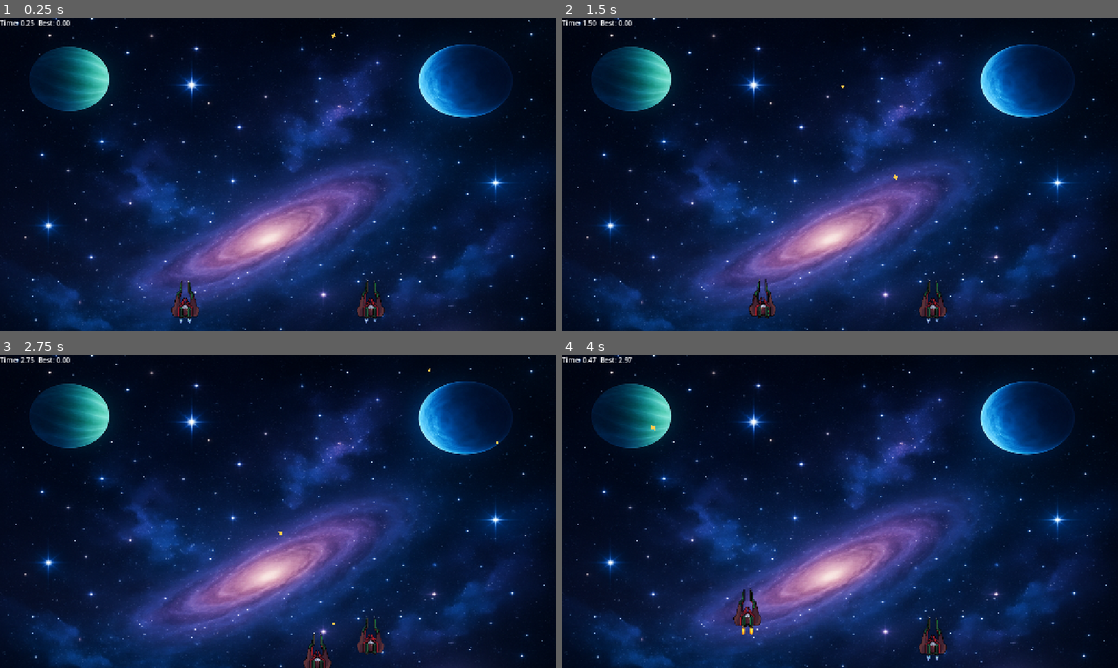
Above: before the commit, frames 1-4 (two rows, left to right).
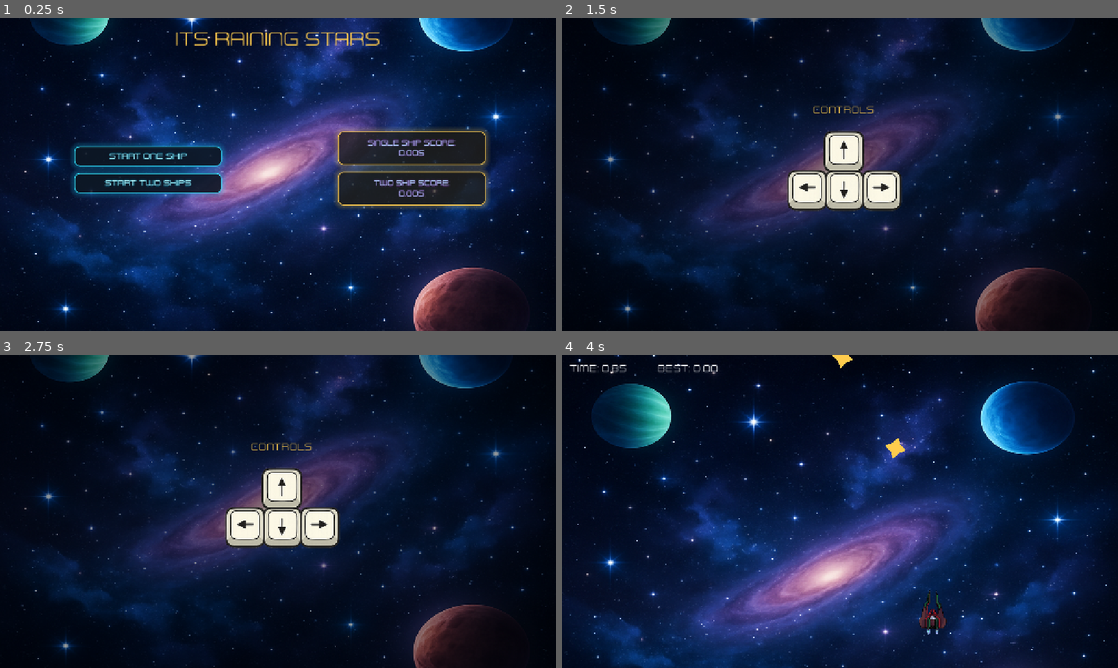
Above: after the commit, the same moments.

Repository: ahr8/GameDev_HS25_Avoidance
Game: Godot game, scene res://Scenes/StartMenu.tscn
Same seed, same stepped clock (60 frames per second), same inputs: the game is played once before the commit and once after it. Before the commit the project starts from res://Scenes/Main.tscn.
Inputs (mouse positions are in pixels of both pictures, inside the frame that each line leads up to):
- Up to frame 1 (0.25 s): no input
- Up to frame 2 (1.5 s): click (712, 155) at 0.5 s, where only the run after the commit has a clickable "start one ship"; tap Enter at 1.25 s; hold D (move_right) from 1.28 s (still down)
- Up to frame 3 (2.75 s): release D (move_right) at 2.03 s; hold S (move_down) from 2.03 s (still down)
- Up to frame 4 (4 s): release S (move_down) at 2.78 s; hold D (move_right) 2.78-3.53 s; tap R (restart) at 3.5 s; hold W (move_up) from 3.53 s (still down)

The runs differ from the first frame. In frame 1, 58% of the frame differs, in the area x 0-100%, y 0-100%; in frame 2, 53%; in frame 3, 53%; in frame 4, 1.6%.

Commit message:
UI implementation

Diff:
--- /dev/null
+++ b/Assets/new_theme.tres
@@ -0,0 +1,6 @@
+[gd_resource type="Theme" load_steps=2 format=3 uid="uid://b71gxr652us6e"]
+
+[ext_resource type="FontFile" uid="uid://qk8uo3teoejf" path="res://Assets/Futuristic Armour.otf" id="1_sdao3"]
+
+[resource]
+default_font = ExtResource("1_sdao3")
--- a/Scenes/Main.tscn
+++ b/Scenes/Main.tscn
@@ -11,6 +11,7 @@
 [ext_resource type="Texture2D" uid="uid://bwxlmcsdxapr" path="res://Assets/spaceship_sprites/Fighter/Turn_1.png" id="5_bmxlf"]
 [ext_resource type="PackedScene" uid="uid://c2x1gfe273x2" path="res://Scenes/Dot.tscn" id="5_v1gob"]
 [ext_resource type="Texture2D" uid="uid://ddstxojbqmjck" path="res://Assets/spaceship_sprites/Fighter/Turn_2.png" id="6_4kpch"]
+[ext_resource type="Theme" uid="uid://b71gxr652us6e" path="res://Assets/new_theme.tres" id="10_grg3l"]
 
 [sub_resource type="RectangleShape2D" id="RectangleShape2D_idj7w"]
 
@@ -379,29 +380,42 @@
 process_mode = 1
 script = ExtResource("3_rgh2o")
 
-[node name="TimerLabel" type="Label" parent="UI"]
-offset_right = 190.0
-offset_bottom = 40.0
-text = "Time: 0.00 Best: 0.00"
+[node name="TimeLabel" type="Label" parent="UI"]
+offset_left = 17.0
+offset_top = 19.0
+offset_right = 200.0
+offset_bottom = 59.0
+theme = ExtResource("10_grg3l")
+theme_type_variation = &"HeaderLarge"
+text = "Time: 0.00"
+
+[node name="BestLabel" type="Label" parent="UI"]
+offset_left = 220.0
+offset_top = 19.0
+offset_right = 400.0
+offset_bottom = 59.0
+theme = ExtResource("10_grg3l")
+theme_type_variation = &"HeaderLarge"
+text = "Best: 0.00"
 
 [node name="GameOver" type="Control" parent="UI"]
 layout_mode = 3
 anchors_preset = 1
 anchor_left = 1.0
 anchor_right = 1.0
-offset_left = -286.0
-offset_bottom = 40.0
+offset_left = -1275.0
+offset_bottom = 1030.0
 grow_horizontal = 0
 
 [node name="Label" type="Label" parent="UI/GameOver"]
 layout_mode = 0
-offset_left = -572.0
-offset_top = 294.0
-offset_right = -192.0
-offset_bottom = 435.0
+offset_left = 485.0
+offset_top = 355.0
+offset_right = 771.0
+offset_bottom = 407.0
+theme = ExtResource("10_grg3l")
 theme_override_font_sizes/font_size = 50
-text = "GAME OVER
-Press R to Retry"
+text = "GAME OVER "
 
 [node name="DotSpawner" type="Node" parent="."]
 process_mode = 1
--- /dev/null
+++ b/Scenes/StartMenu.tscn
@@ -0,0 +1,289 @@
+[gd_scene load_steps=10 format=3 uid="uid://c57fgsq1afk5y"]
+
+[ext_resource type="Script" uid="uid://c2p114neqerr4" path="res://Scripts/StartMenu.gd" id="1_start"]
+[ext_resource type="Texture2D" uid="uid://b6xekr2ipcj1m" path="res://Assets/background.png" id="2_bg"]
+[ext_resource type="Texture2D" uid="uid://boy00c38fftqk" path="res://Assets/arrow.png" id="2_h303d"]
+[ext_resource type="Theme" uid="uid://b71gxr652us6e" path="res://Assets/new_theme.tres" id="3_dl0pg"]
+[ext_resource type="Texture2D" uid="uid://cmb7x4ilr80m7" path="res://Assets/wasd.png" id="5_ujd4t"]
+
+[sub_resource type="StyleBoxFlat" id="StyleBoxFlat_1"]
+content_margin_left = 20.0
+content_margin_top = 12.0
+content_margin_right = 20.0
+content_margin_bottom = 12.0
+bg_color = Color(0.05, 0.06, 0.1, 0.85)
+border_width_left = 2
+border_width_top = 2
+border_width_right = 2
+border_width_bottom = 2
+border_color = Color(0.2, 0.9, 1, 0.9)
+corner_radius_top_left = 12
+corner_radius_top_right = 12
+corner_radius_bottom_right = 12
+corner_radius_bottom_left = 12
+shadow_color = Color(0.1, 0.8, 1, 0.25)
+shadow_size = 12
+
+[sub_resource type="StyleBoxFlat" id="StyleBoxFlat_3"]
+content_margin_left = 20.0
+content_margin_top = 12.0
+content_margin_right = 20.0
+content_margin_bottom = 12.0
+bg_color = Color(0.03, 0.04, 0.08, 0.95)
+border_width_left = 2
+border_width_top = 2
+border_width_right = 2
+border_width_bottom = 2
+border_color = Color(1, 0.85, 0.2, 0.95)
+corner_radius_top_left = 12
+corner_radius_top_right = 12
+corner_radius_bottom_right = 12
+corner_radius_bottom_left = 12
+shadow_color = Color(1, 0.85, 0.2, 0.25)
+shadow_size = 8
+
+[sub_resource type="StyleBoxFlat" id="StyleBoxFlat_2"]
+content_margin_left = 20.0
+content_margin_top = 12.0
+content_margin_right = 20.0
+content_margin_bottom = 12.0
+bg_color = Color(0.08, 0.1, 0.16, 0.9)
+border_width_left = 2
+border_width_top = 2
+border_width_right = 2
+border_width_bottom = 2
+border_color = Color(0.7, 0.3, 1, 0.95)
+corner_radius_top_left = 12
+corner_radius_top_right = 12
+corner_radius_bottom_right = 12
+corner_radius_bottom_left = 12
+shadow_color = Color(0.7, 0.3, 1, 0.3)
+shadow_size = 16
+
+[sub_resource type="StyleBoxFlat" id="StyleBoxFlat_4"]
+content_margin_left = 16.0
+content_margin_top = 16.0
+content_margin_right = 16.0
+content_margin_bottom = 16.0
+bg_color = Color(0.02, 0.03, 0.06, 0.65)
+border_width_left = 2
+border_width_top = 2
+border_width_right = 2
+border_width_bottom = 2
+border_color = Color(1, 0.8, 0.3, 0.9)
+corner_radius_top_left = 12
+corner_radius_top_right = 12
+corner_radius_bottom_right = 12
+corner_radius_bottom_left = 12
+shadow_color = Color(1, 0.8, 0.3, 0.25)
+shadow_size = 12
+
+[node name="StartMenu" type="Control"]
+layout_mode = 3
+anchors_preset = 15
+anchor_right = 1.0
+anchor_bottom = 1.0
+grow_horizontal = 2
+grow_vertical = 2
+script = ExtResource("1_start")
+
+[node name="Background" type="TextureRect" parent="."]
+layout_mode = 1
+anchors_preset = 15
+anchor_right = 1.0
+anchor_bottom = 1.0
+grow_horizontal = 2
+grow_vertical = 2
+texture = ExtResource("2_bg")
+
+[node name="Title" type="Label" parent="."]
+layout_mode = 1
+anchors_preset = 5
+anchor_left = 0.5
+anchor_right = 0.5
+offset_left = -300.0
+offset_top = 24.0
+offset_right = 300.0
+offset_bottom = 90.0
+grow_horizontal = 2
+theme = ExtResource("3_dl0pg")
+theme_override_colors/font_color = Color(1, 0.8, 0.3, 1)
+theme_override_font_sizes/font_size = 56
+text = "its raining stars"
+horizontal_alignment = 1
+
+[node name="LeftPanel" type="VBoxContainer" parent="."]
+layout_mode = 1
+anchors_preset = 4
+anchor_top = 0.5
+anchor_bottom = 0.5
+offset_left = 171.0
+offset_top = -65.0
+offset_right = 511.0
+offset_bottom = 55.0
+grow_vertical = 2
+theme = ExtResource("3_dl0pg")
+theme_override_constants/separation = 16
+
+[node name="StartOneButton" type="Button" parent="LeftPanel"]
+layout_mode = 2
+theme_override_colors/font_color = Color(0.8, 1, 1, 1)
+theme_override_colors/font_outline_color = Color(0, 0.8, 1, 0.8)
+theme_override_constants/outline_size = 2
+theme_override_font_sizes/font_size = 24
+theme_override_styles/normal = SubResource("StyleBoxFlat_1")
+theme_override_styles/pressed = SubResource("StyleBoxFlat_3")
+theme_override_styles/hover = SubResource("StyleBoxFlat_2")
+text = "start one ship"
+
+[node name="StartTwoButton" type="Button" parent="LeftPanel"]
+layout_mode = 2
+theme_override_colors/font_color = Color(0.8, 1, 1, 1)
+theme_override_colors/font_outline_color = Color(0, 0.8, 1, 0.8)
+theme_override_constants/outline_size = 2
+theme_override_font_sizes/font_size = 24
+theme_override_styles/normal = SubResource("StyleBoxFlat_1")
+theme_override_styles/pressed = SubResource("StyleBoxFlat_3")
+theme_override_styles/hover = SubResource("StyleBoxFlat_2")
+text = "start two ships"
+
+[node name="RightPanel" type="VBoxContainer" parent="."]
+layout_mode = 1
+anchors_preset = -1
+anchor_left = 0.93700004
+anchor_top = 0.38200003
+anchor_right = 0.93700004
+anchor_bottom = 0.38200003
+offset_left = -421.3601
+offset_top = -14.040009
+offset_right = -81.36011
+offset_bottom = 155.95999
+grow_horizontal = 0
+grow_vertical = 2
+theme = ExtResource("3_dl0pg")
+theme_override_constants/separation = 16
+
+[node name="SingleScoreLabel" type="Label" parent="RightPanel"]
+layout_mode = 2
+theme_override_colors/font_color = Color(0.7, 0.95, 1, 1)
+theme_override_colors/font_outline_color = Color(0.7, 0.3, 1, 0.9)
+theme_override_constants/outline_size = 2
+theme_override_font_sizes/font_size = 22
+theme_override_styles/normal = SubResource("StyleBoxFlat_4")
+text = "Single Ship score:
+0.00s"
+horizontal_alignment = 1
+
+[node name="TwoScoreLabel" type="Label" parent="RightPanel"]
+layout_mode = 2
+theme_override_colors/font_color = Color(0.7, 0.95, 1, 1)
+theme_override_colors/font_outline_color = Color(0.7, 0.3, 1, 0.9)
+theme_override_constants/outline_size = 2
+theme_override_font_sizes/font_size = 22
+theme_override_styles/normal = SubResource("StyleBoxFlat_4")
+text = "Two Ship score:
+0.00s"
+horizontal_alignment = 1
+
+[node name="SinglePlayerOverlay" type="Control" parent="."]
+visible = false
+layout_mode = 1
+anchors_preset = 15
+anchor_right = 1.0
+anchor_bottom = 1.0
+grow_horizontal = 2
+grow_vertical = 2
+theme = ExtResource("3_dl0pg")
+
+[node name="Dimmer" type="ColorRect" parent="SinglePlayerOverlay"]
+layout_mode = 1
+anchors_preset = 15
+anchor_right = 1.0
+anchor_bottom = 1.0
+grow_horizontal = 2
+grow_vertical = 2
+color = Color(0, 0, 0, 0.4)
+
+[node name="OverlayTitle" type="Label" parent="SinglePlayerOverlay"]
+layout_mode = 1
+anchors_preset = 5
+anchor_left = 0.5
+anchor_right = 0.5
+offset_left = -92.0
+offset_top = 199.0
+offset_right = 108.0
+offset_bottom = 239.0
+grow_horizontal = 2
+theme_override_colors/font_color = Color(1, 0.8, 0.3, 1)
+theme_override_font_sizes/font_size = 28
+text = "Controls"
+horizontal_alignment = 1
+
+[node name="ControlsTexture1" type="TextureRect" parent="SinglePlayerOverlay"]
+layout_mode = 1
+anchors_preset = 5
+anchor_left = 0.5
+anchor_right = 0.5
+offset_left = -122.0
+offset_top = 258.0
+offset_right = 143.0
+offset_bottom = 446.0
+grow_horizontal = 2
+texture = ExtResource("2_h303d")
+stretch_mode = 5
+
+[node name="TwoPlayerOverlay" type="Control" parent="."]
+visible = false
+layout_mode = 1
+anchors_preset = 15
+anchor_right = 1.0
+anchor_bottom = 1.0
+grow_horizontal = 2
+grow_vertical = 2
+theme = ExtResource("3_dl0pg")
+
+[node name="Dimmer" type="ColorRect" parent="TwoPlayerOverlay"]
+layout_mode = 1
+anchors_preset = 15
+anchor_right = 1.0
+anchor_bottom = 1.0
+grow_horizontal = 2
+grow_vertical = 2
+color = Color(0, 0, 0, 0.4)
+
+[node name="OverlayTitle" type="Label" parent="TwoPlayerOverlay"]
+layout_mode = 1
+anchors_preset = 5
+anchor_left = 0.5
+anchor_right = 0.5
+offset_left = -96.0
+offset_top = 216.0
+offset_right = 104.0
+offset_bottom = 256.0
+grow_horizontal = 2
+theme_override_colors/font_color = Color(1, 0.8, 0.3, 1)
+theme_override_font_sizes/font_size = 28
+text = "Controls"
+horizontal_alignment = 1
+
+[node name="ControlsTexture1" type="TextureRect" parent="TwoPlayerOverlay"]
+layout_mode = 1
+offset_left = 203.0
+offset_top = 255.0
+offset_right = 485.0
+offset_bottom = 449.0
+texture = ExtResource("5_ujd4t")
+stretch_mode = 5
+
+[node name="ControlsTexture2" type="TextureRect" parent="TwoPlayerOverlay"]
+layout_mode = 1
+offset_left = 813.0
+offset_top = 262.0
+offset_right = 1078.0
+offset_bottom = 450.0
+texture = ExtResource("2_h303d")
+stretch_mode = 5
+
+[node name="OverlayTimer" type="Timer" parent="."]
+wait_time = 2.5
+one_shot = true
--- a/Scripts/Dot.gd
+++ b/Scripts/Dot.gd
@@ -1,7 +1,7 @@
 extends Area2D
 
 @export var fall_speed: float = 260.0
-@export var radius: float = 10.0
+@export var radius: float = 25.0
 @export var color: Color = Color(1, 0.8, 0.3) # golden/yellow star
 var screen_h: float
 var rotation_angle: float = 0.0
@@ -17,7 +17,7 @@
 		queue_free()
 
 	# Twinkle effect (size oscillates)
-	radius = 6.0 + sin(Time.get_ticks_msec() / 1000.0 * twinkle_speed) * 2.0
+	radius = 20.0 + sin(Time.get_ticks_msec() / 1000.0 * twinkle_speed) * 5.0
 	# Rotate the star
 	rotation_angle += delta * 2.0
 	queue_redraw()
--- a/Scripts/DotSpawner.gd
+++ b/Scripts/DotSpawner.gd
@@ -35,8 +35,9 @@
 		_spawn_dot()
 		# Schedule the next spawn time:
 		# start_interval is reduced over time based on "accel"
-		# never goes below min_interval
-		next_time = elapsed + max(min_interval, start_interval - elapsed * accel)
+		# Cap acceleration at 38 seconds, then maintain constant rate
+		var accel_time = min(elapsed, 38.0)
+		next_time = elapsed + max(min_interval, start_interval - accel_time * accel)
 
 # Handles actually creating and adding a dot to the scene.
 func _spawn_dot():
--- a/Scripts/GameState.gd
+++ b/Scripts/GameState.gd
@@ -2,3 +2,4 @@
 extends Node
 var best_time := 0.0
 var dot_speed_multiplier := 1.0
+var game_mode := "single"  # "single" or "two"
--- /dev/null
+++ b/Scripts/HighScoreManager.gd
@@ -0,0 +1,52 @@
+extends Node
+
+# High score storage using a ConfigFile at user://highscores.cfg
+const CONFIG_PATH := "user://highscores.cfg"
+const SECTION := "highscores"
+const SINGLE_PLAYER_KEY := "single"
+const TWO_PLAYER_KEY := "two"
+
+var single_player_high_score: float = 0.0
+var two_player_high_score: float = 0.0
+
+func _ready():
+	load_high_scores()
+
+func load_high_scores() -> void:
+	var cfg := ConfigFile.new()
+	var err := cfg.load(CONFIG_PATH)
+	if err == OK:
+		single_player_high_score = float(cfg.get_value(SECTION, SINGLE_PLAYER_KEY, 0.0))
+		two_player_high_score = float(cfg.get_value(SECTION, TWO_PLAYER_KEY, 0.0))
+	else:
+		# No file yet; start from defaults
+		single_player_high_score = 0.0
+		two_player_high_score = 0.0
+
+func save_high_scores() -> void:
+	var cfg := ConfigFile.new()
+	# Write values
+	cfg.set_value(SECTION, SINGLE_PLAYER_KEY, single_player_high_score)
+	cfg.set_value(SECTION, TWO_PLAYER_KEY, two_player_high_score)
+	# Persist to disk
+	cfg.save(CONFIG_PATH)
+
+func update_high_score(game_mode: String, score: float) -> void:
+	match game_mode:
+		"single":
+			if score > single_player_high_score:
+				single_player_high_score = score
+				save_high_scores()
+		"two":
+			if score > two_player_high_score:
+				two_player_high_score = score
+				save_high_scores()
+
+func get_high_score(game_mode: String) -> float:
+	match game_mode:
+		"single":
+			return single_player_high_score
+		"two":
+			return two_player_high_score
+		_:
+			return 0.0
--- a/Scripts/Main.gd
+++ b/Scripts/Main.gd
@@ -8,6 +8,7 @@
 	# keep processing input while paused
 	process_mode = Node.PROCESS_MODE_WHEN_PAUSED
 	_ensure_wasd_actions()
+	_configure_players()
 
 func _ensure_wasd_actions() -> void:
 	var mapping := {
@@ -19,6 +20,7 @@
 	for action in mapping.keys():
 		if not InputMap.has_action(action):
 			InputMap.add_action(action)
+			print("Added input action: ", action)
 		# Check if this physical key is already mapped
 		var exists := false
 		for ev in InputMap.action_get_events(action):
@@ -29,14 +31,41 @@
 			var e := InputEventKey.new()
 			e.physical_keycode = mapping[action]
 			InputMap.action_add_event(action, e)
+			print("Added key mapping for ", action, " to key ", mapping[action])
+		else:
+			print("Key mapping already exists for ", action)
+
+func _configure_players():
+	"""Configure players based on game mode"""
+	print("Configuring players for mode: ", GameState.game_mode)
+	if GameState.game_mode == "single":
+		# Hide second player for single player mode
+		$Player2.visible = false
+		$Player2.process_mode = Node.PROCESS_MODE_DISABLED
+		print("Single player mode: Player2 disabled, Player1 uses default settings")
+	else:
+		# Show both players for two player mode
+		$Player.visible = true
+		$Player2.visible = true
+		$Player.process_mode = Node.PROCESS_MODE_ALWAYS
+		$Player2.process_mode = Node.PROCESS_MODE_ALWAYS
+		print("Two player mode: Both players enabled")
+		print("Player1 input actions: ", $Player.move_left_action, $Player.move_right_action, $Player.effect_up_action, $Player.effect_down_action)
+		print("Player2 input actions: ", $Player2.move_left_action, $Player2.move_right_action, $Player2.effect_up_action, $Player2.effect_down_action)
+		print("Player1 visible: ", $Player.visible, " process_mode: ", $Player.process_mode)
+		print("Player2 visible: ", $Player2.visible, " process_mode: ", $Player2.process_mode)
 
 func on_player_hit():
 	if over: return
 	over = true
 	get_tree().paused = true
+
+	# Update high score
+	var current_time = ui.get_current_time()
+	HighScoreManager.update_high_score(GameState.game_mode, current_time)
+
 	ui.call("show_game_over")
-
-func _process(_delta):
-	if over and Input.is_action_just_pressed("restart"):
-		get_tree().paused = false
-		get_tree().reload_current_scene()
+	# Wait a moment then go back to start menu
+	await get_tree().create_timer(2.0).timeout
+	get_tree().paused = false
+	get_tree().change_scene_to_file("res://Scenes/StartMenu.tscn")
--- a/Scripts/Player.gd
+++ b/Scripts/Player.gd
@@ -2,7 +2,7 @@
 
 @export var speed := 420.0
 var screen_size := Vector2.ZERO
-@export var vertical_nudge := 60.0
+@export var vertical_nudge := 30.0
 @export var effect_duration := 3.0
 @export var effect_cooldown := 3.0
 @export var acceleration := 1600.0
@@ -32,7 +32,7 @@
 func _ready():
 	add_to_group("player")
 	screen_size = get_viewport().get_visible_rect().size
-	global_position = Vector2(screen_size.x * start_x_fraction, (screen_size.y - 60.0) if start_at_bottom else 60.0)
+	global_position = Vector2(screen_size.x * start_x_fraction, (screen_size.y - 120.0) if start_at_bottom else 60.0)
 	base_y = global_position.y
 	print("Player ready at ", global_position)
 
@@ -40,6 +40,11 @@
 	# Horizontal movement
 	var x := Input.get_action_strength(move_right_action) - Input.get_action_strength(move_left_action)
 	var target_speed := x * speed
+
+	# Debug output for two player mode
+	if GameState.game_mode == "two" and (x != 0.0 or Input.is_action_pressed(move_left_action) or Input.is_action_pressed(move_right_action)):
+		print("Player input detected - action: ", move_left_action, "/", move_right_action, " strength: ", x)
+
 	if x != 0.0:
 		velocity.x = move_toward(velocity.x, target_speed, acceleration * delta)
 	else:
--- /dev/null
+++ b/Scripts/StartMenu.gd
@@ -0,0 +1,77 @@
+extends Control
+
+@onready var single_player_button = $LeftPanel/StartOneButton
+@onready var two_player_button = $LeftPanel/StartTwoButton
+@onready var single_player_score = $RightPanel/SingleScoreLabel
+@onready var two_player_score = $RightPanel/TwoScoreLabel
+@onready var single_overlay: Control = $SinglePlayerOverlay
+@onready var two_overlay: Control = $TwoPlayerOverlay
+@onready var overlay_timer: Timer = $OverlayTimer
+@onready var single_controls_tex: TextureRect = $SinglePlayerOverlay/ControlsTexture1
+@onready var two_controls_tex_1: TextureRect = $TwoPlayerOverlay/ControlsTexture1
+@onready var two_controls_tex_2: TextureRect = $TwoPlayerOverlay/ControlsTexture2
+
+@export var controls_single_texture: Texture2D
+@export var controls_wasd_texture: Texture2D
+
+
+func _ready():
+	# Connect button signals
+	single_player_button.pressed.connect(_on_single_player_pressed)
+	two_player_button.pressed.connect(_on_two_player_pressed)
+
+	# Update high score displays
+	update_high_score_displays()
+
+
+func update_high_score_displays():
+	"""Update the high score labels with current values"""
+	# Access HighScoreManager through get_node
+	var high_score_manager = get_node("/root/HighScoreManager")
+	if high_score_manager == null:
+		single_player_score.text = "Single Ship score: 0.00s"
+		two_player_score.text = "Two Ship score: 0.00s"
+		return
+
+	var single_score = high_score_manager.get_high_score("single")
+	var two_score = high_score_manager.get_high_score("two")
+
+	single_player_score.text = "Single Ship score:\n%.2fs" % single_score
+	two_player_score.text = "Two Ship score:\n%.2fs" % two_score
+
+func _on_single_player_pressed():
+	"""Start single player game"""
+	GameState.game_mode = "single"
+	_show_controls_then_start()
+
+func _on_two_player_pressed():
+	"""Start two player game"""
+	GameState.game_mode = "two"
+	_show_controls_then_start()
+
+func _show_controls_then_start():
+	# Hide main menu elements
+	$LeftPanel.visible = false
+	$RightPanel.visible = false
+	$Title.visible = false
+
+	if GameState.game_mode == "single":
+		# Show single player overlay
+		if controls_single_texture != null:
+			single_controls_tex.texture = controls_single_texture
+		single_overlay.visible = true
+		two_overlay.visible = false
+	else:
+		# Show two player overlay
+		if controls_single_texture != null:
+			two_controls_tex_1.texture = controls_single_texture
+		if controls_wasd_texture != null:
+			two_controls_tex_2.texture = controls_wasd_texture
+		single_overlay.visible = false
+		two_overlay.visible = true
+
+	overlay_timer.timeout.connect(_start_game)
+	overlay_timer.start()
+
+func _start_game():
+	get_tree().change_scene_to_file("res://Scenes/Main.tscn")
--- a/Scripts/UI.gd
+++ b/Scripts/UI.gd
@@ -1,7 +1,9 @@
 extends CanvasLayer
 
 var t := 0.0
-@onready var timer_label: Label = $TimerLabel
+var last_displayed_time := 0.0
+@onready var time_label: Label = $TimeLabel
+@onready var best_label: Label = $BestLabel
 @onready var panel: Control = $GameOver
 @onready var game_over_label: Label = $GameOver/Label
 
@@ -14,8 +16,15 @@
 	if get_tree().paused:
 		return
 	t += delta
-	# Read best from the singleton so it persists across scene reloads
-	timer_label.text = "Time: %.2f  Best: %.2f" % [t, GameState.best_time]
+	# Only update display when time changes significantly (every 0.1 seconds)
+	if t - last_displayed_time >= 0.1:
+		time_label.text = "Time: %.2f" % t
+		best_label.text = "Best: %.2f" % GameState.best_time
+		last_displayed_time = t
+
+func get_current_time() -> float:
+	"""Get the current game time"""
+	return t
 
 func show_game_over():
 	# Update the global best
@@ -23,5 +32,6 @@
 	panel.visible = true
 	# Force-toggle the label to match panel visibility
 	game_over_label.visible = true
-	# Refresh the label immediately so it shows the new best even if paused
-	timer_label.text = "Time: %.2f  Best: %.2f" % [t, GameState.best_time]
+	# Refresh the labels immediately so they show the new best even if paused
+	time_label.text = "Time: %.2f" % t
+	best_label.text = "Best: %.2f" % GameState.best_time
--- a/project.godot
+++ b/project.godot
@@ -10,14 +10,15 @@
 
 [application]
 
-config/name="New Game Project"
-run/main_scene="uid://cc8lf634ivfrt"
+config/name="Star Avoidance"
+run/main_scene="res://Scenes/StartMenu.tscn"
 config/features=PackedStringArray("4.5", "Forward Plus")
 config/icon="res://icon.svg"
 
 [autoload]
 
 GameState="*res://Scripts/GameState.gd"
+HighScoreManager="*res://Scripts/HighScoreManager.gd"
 
 [display]
 
@@ -27,6 +28,26 @@
 
 [input]
 
+move_left={
+"deadzone": 0.2,
+"events": [Object(InputEventKey,"resource_local_to_scene":false,"resource_name":"","device":-1,"window_id":0,"alt_pressed":false,"shift_pressed":false,"ctrl_pressed":false,"meta_pressed":false,"pressed":false,"keycode":0,"physical_keycode":65,"key_label":0,"unicode":97,"location":0,"echo":false,"script":null)
+]
+}
+move_right={
+"deadzone": 0.2,
+"events": [Object(InputEventKey,"resource_local_to_scene":false,"resource_name":"","device":-1,"window_id":0,"alt_pressed":false,"shift_pressed":false,"ctrl_pressed":false,"meta_pressed":false,"pressed":false,"keycode":0,"physical_keycode":68,"key_label":0,"unicode":100,"location":0,"echo":false,"script":null)
+]
+}
+move_up={
+"deadzone": 0.2,
+"events": [Object(InputEventKey,"resource_local_to_scene":false,"resource_name":"","device":-1,"window_id":0,"alt_pressed":false,"shift_pressed":false,"ctrl_pressed":false,"meta_pressed":false,"pressed":false,"keycode":0,"physical_keycode":87,"key_label":0,"unicode":119,"location":0,"echo":false,"script":null)
+]
+}
+move_down={
+"deadzone": 0.2,
+"events": [Object(InputEventKey,"resource_local_to_scene":false,"resource_name":"","device":-1,"window_id":0,"alt_pressed":false,"ctrl_pressed":false,"meta_pressed":false,"pressed":false,"keycode":0,"physical_keycode":83,"key_label":0,"unicode":115,"location":0,"echo":false,"script":null)
+]
+}
 restart={
 "deadzone": 0.2,
 "events": [Object(InputEventKey,"resource_local_to_scene":false,"resource_name":"","device":-1,"window_id":0,"alt_press …(192 unchanged characters)…
Binary file added: Assets/Futuristic Armour.otf
Not shown, added: Assets/Futuristic Armour.otf.import
Binary file added: Assets/arrow.png
Not shown, added: Assets/arrow.png.import
Binary file added: Assets/wasd.png
Not shown, added: Assets/wasd.png.import
Not shown: 1 places in Scenes/Main.tscn that only renumber resources
Not shown, added: Scripts/HighScoreManager.gd.uid
Not shown, added: Scripts/StartMenu.gd.uid
